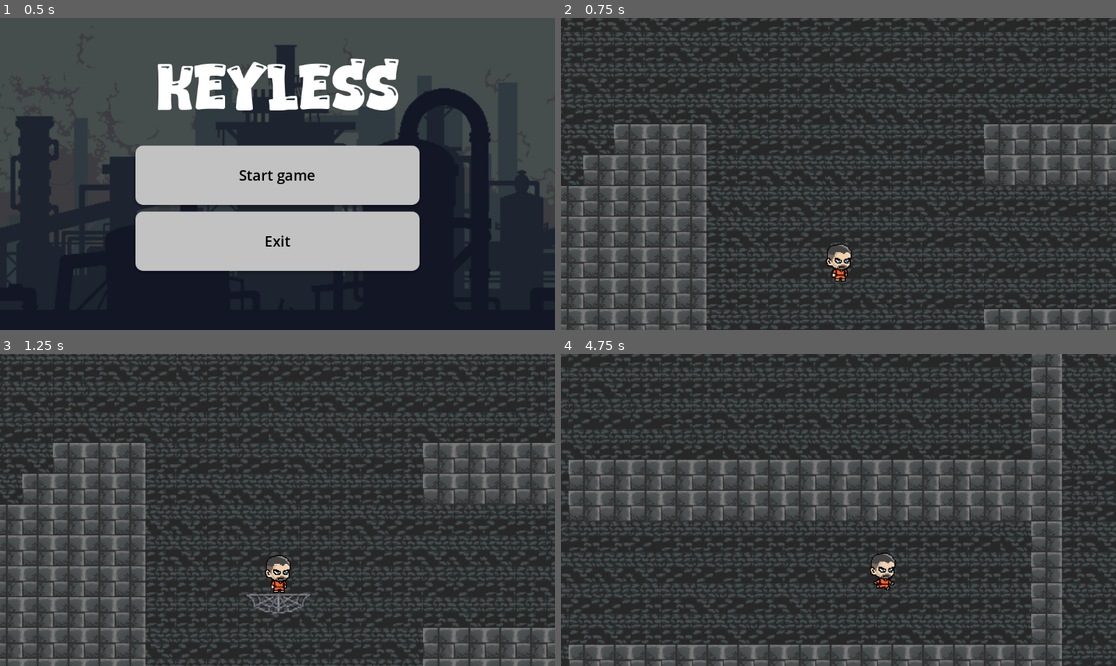
Above: before the commit, frames 1-4 (two rows, left to right).
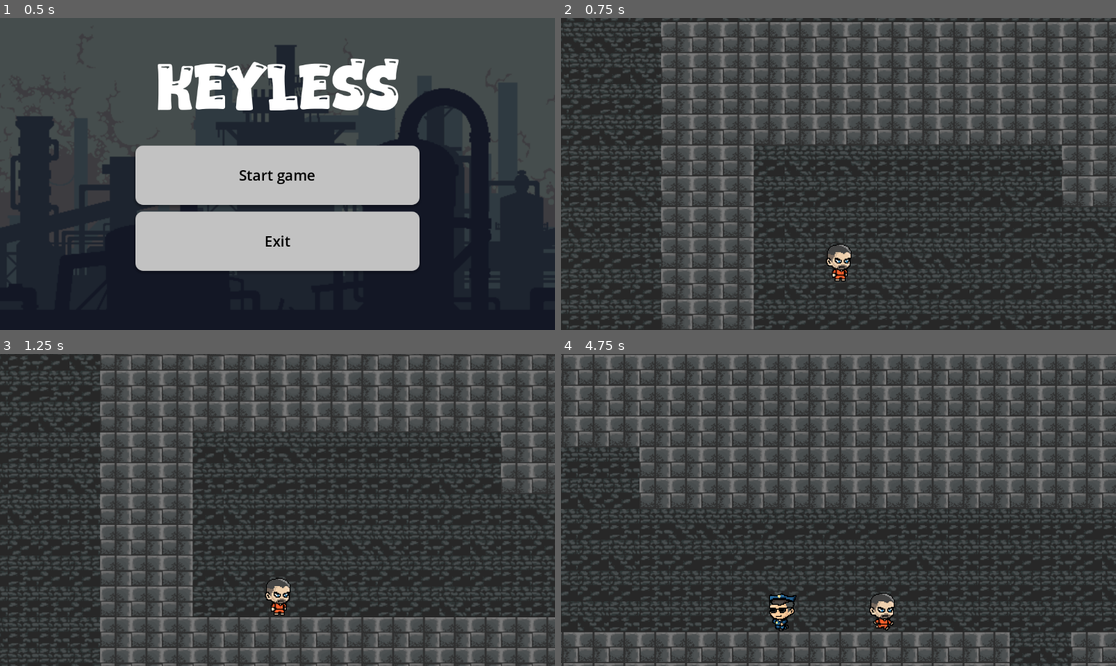
Above: after the commit, the same moments.

Repository: GSalise/Keyless
Game: Godot game, scene res://objects/ui/main-menu/main_menu.tscn
Two runs of this game, one before a commit and one after it. Both use one fixed random seed, a clock stepped at 60 frames per second and the inputs below.
Inputs (mouse positions are in pixels of both pictures, inside the frame that each line leads up to):
- Up to frame 1 (0.5 s): no input
- Up to frame 2 (0.75 s): click "Start game" at 0.5 s
- Up to frame 3 (1.25 s): no input
- Up to frame 4 (4.75 s): move the mouse to (960, 494) at 1.27 s; hold D (move_right) 1.28-2.78 s; tap Space (jump) at 1.52, 2.27, 3.77, 4.52 s; move the mouse to (727, 525) at 2.02 s; move the mouse to (894, 441) at 2.77 s; hold A (move_left) 2.78-3.53 s; move the mouse to (810, 572) at 3.52 s; hold D (move_right) from 3.53 s (still down); move the mouse to (1005, 556) at 4.27 s

Frame 1 is identical in both runs. In frame 2, 40% of the frame differs, in the area x 0-100%, y 0-100%; in frame 3, 40%; in frame 4, 46%.

Commit message:
feat: added initial enemy

Diff:
--- a/objects/guard.tscn
+++ b/objects/guard.tscn
@@ -1,7 +1,57 @@
 [gd_scene format=3 uid="uid://cevafa4g1egly"]
 
+[ext_resource type="Script" uid="uid://clj5siiyfs831" path="res://scripts/guard.gd" id="1_3cjrp"]
+[ext_resource type="Texture2D" uid="uid://be4coaqgfnb6j" path="res://assets/entities/asset 1/cop1/cop2idle.png" id="1_ylqd4"]
+[ext_resource type="Texture2D" uid="uid://cidth4d8142hh" path="res://assets/entities/asset 1/cop1/cop2run1.png" id="2_rylmi"]
+[ext_resource type="Texture2D" uid="uid://dv6ek84r32yi" path="res://assets/entities/asset 1/cop1/cop2run2.png" id="3_1h8ou"]
+[ext_resource type="Script" uid="uid://ctqsdugl8nti1" path="res://scripts/state_machine.gd" id="5_oojvo"]
+[ext_resource type="Script" uid="uid://3ekk277dscf1" path="res://scripts/guard_idle.gd" id="6_eysg4"]
+
+[sub_resource type="SpriteFrames" id="SpriteFrames_3cjrp"]
+animations = [{
+"frames": [{
+"duration": 1.0,
+"texture": ExtResource("1_ylqd4")
+}],
+"loop": true,
+"name": &"idle",
+"speed": 5.0
+}, {
+"frames": [{
+"duration": 1.0,
+"texture": ExtResource("2_rylmi")
+}, {
+"duration": 1.0,
+"texture": ExtResource("3_1h8ou")
+}],
+"loop": true,
+"name": &"move",
+"speed": 6.0
+}]
+
+[sub_resource type="CapsuleShape2D" id="CapsuleShape2D_ylqd4"]
+radius = 207.0
+height = 722.0
+
 [node name="CharacterBody2D" type="CharacterBody2D" unique_id=474725346]
+script = ExtResource("1_3cjrp")
+
+[node name="AnimatedSprite2D" type="AnimatedSprite2D" parent="." unique_id=1800571662]
+position = Vector2(-12, -405)
+sprite_frames = SubResource("SpriteFrames_3cjrp")
+animation = &"move"
 
 [node name="CollisionShape2D" type="CollisionShape2D" parent="." unique_id=815031163]
+position = Vector2(16, -363)
+shape = SubResource("CapsuleShape2D_ylqd4")
 
-[node name="AnimatedSprite2D" type="AnimatedSprite2D" parent="." unique_id=1800571662]
+[node name="AnimationPlayer" type="AnimationPlayer" parent="." unique_id=530445019]
+
+[node name="StateMachine" type="Node" parent="." unique_id=2080558199 node_paths=PackedStringArray("initial_state")]
+script = ExtResource("5_oojvo")
+initial_state = NodePath("GuardIdle")
+
+[node name="GuardIdle" type="Node" parent="StateMachine" unique_id=973260736 node_paths=PackedStringArray("enemy")]
+script = ExtResource("6_eysg4")
+enemy = NodePath("../..")
+metadata/_custom_type_script = "uid://3ekk277dscf1"
--- a/scenes/prison_lvl_1.tscn
+++ b/scenes/prison_lvl_1.tscn
@@ -6,6 +6,9 @@
 [ext_resource type="Texture2D" uid="uid://bdsgp780o6bcw" path="res://assets/tiles/Dungeon Tile Set.png" id="4_74jca"]
 [ext_resource type="PackedScene" uid="uid://cfurdengunsyc" path="res://objects/player.tscn" id="4_f7i2g"]
 [ext_resource type="Script" uid="uid://g2f8o1clogx8" path="res://scripts/prison-lvl1-platform.gd" id="6_x3yms"]
+[ext_resource type="Texture2D" uid="uid://0w8yn2cihk7c" path="res://assets/sprites/prison/key.png" id="7_08ybi"]
+[ext_resource type="Script" uid="uid://b0crp5bgh4uy3" path="res://scripts/key_path.gd" id="7_ib7rw"]
+[ext_resource type="PackedScene" uid="uid://cevafa4g1egly" path="res://objects/guard.tscn" id="9_n2f6k"]
 
 [sub_resource type="TileSetAtlasSource" id="TileSetAtlasSource_x3yms"]
 texture = ExtResource("1_knvex")
@@ -49,6 +52,12 @@
 7:3/0 = 0
 9:3/size_in_atlas = Vector2i(2, 2)
 9:3/0 = 0
+4:7/size_in_atlas = Vector2i(4, 4)
+4:7/0 = 0
+0:7/size_in_atlas = Vector2i(4, 4)
+0:7/0 = 0
+8:7/size_in_atlas = Vector2i(3, 4)
+8:7/0 = 0
 
 [sub_resource type="TileSetAtlasSource" id="TileSetAtlasSource_ib7rw"]
 texture = ExtResource("3_74jca")
@@ -200,6 +209,15 @@
 }
 point_count = 3
 
+[sub_resource type="Curve2D" id="Curve2D_ib7rw"]
+_data = {
+"points": PackedVector2Array(0, 0, 0, 0, 51, 19, 0, 0, 0, 0, 51, -32, 0, 0, 0, 0, 51, 19)
+}
+point_count = 3
+
+[sub_resource type="RectangleShape2D" id="RectangleShape2D_n2f6k"]
+size = Vector2(22.819397, 9.449188)
+
 [node name="PrisonLvl1" type="Node2D" unique_id=60835451]
 
 [node name="BackgroundTiles" type="Node2D" parent="." unique_id=1552149032]
@@ -222,7 +240,7 @@
 tile_set = SubResource("TileSet_tr5xq")
 
 [node name="CharacterBody2D" parent="." unique_id=375027641 instance=ExtResource("4_f7i2g")]
-position = Vector2(1383.9999, 649)
+position = Vector2(-360.99982, 531)
 
 [node name="WorldBorder" type="Area2D" parent="." unique_id=1707261871]
 position = Vector2(477, 719)
@@ -233,6 +251,7 @@
 
 [node name="MovingPlatform1" type="Node2D" parent="." unique_id=1788898356]
 position = Vector2(1388, 770)
+metadata/_edit_lock_ = true
 
 [node name="StaticBody2D" type="AnimatableBody2D" parent="MovingPlatform1" unique_id=664253618]
 position = Vector2(-1.3566895, -14.470642)
@@ -266,4 +285,36 @@
 rotation = 1.5707964
 remote_path = NodePath("../../../StaticBody2D")
 
+[node name="KEY" type="Node2D" parent="." unique_id=1905336585]
+position = Vector2(1900, 453)
+metadata/_edit_lock_ = true
+
+[node name="Path2D" type="Path2D" parent="KEY" unique_id=171393614]
+curve = SubResource("Curve2D_ib7rw")
+
+[node name="PathFollow2D" type="PathFollow2D" parent="KEY/Path2D" unique_id=1771426330]
+position = Vector2(51, 17.07664)
+rotation = -1.551191
+progress = 100.050606
+rotates = false
+script = ExtResource("7_ib7rw")
+
+[node name="StaticBody2D" type="StaticBody2D" parent="KEY/Path2D/PathFollow2D" unique_id=1446543856]
+rotation = 1.5707964
+
+[node name="CollisionShape2D" type="CollisionShape2D" parent="KEY/Path2D/PathFollow2D/StaticBody2D" unique_id=464026668]
+position = Vector2(-0.5098877, -0.4900818)
+shape = SubResource("RectangleShape2D_n2f6k")
+
+[node name="Key" type="Sprite2D" parent="KEY/Path2D/PathFollow2D/StaticBody2D" unique_id=332618789]
+position = Vector2(1.9073486e-06, -1.847744e-06)
+scale = Vector2(0.05, 0.05)
+texture = ExtResource("7_08ybi")
+
+[node name="Guards" type="Node2D" parent="." unique_id=2110863053]
+
+[node name="CharacterBody2D2" parent="Guards" unique_id=474725346 instance=ExtResource("9_n2f6k")]
+position = Vector2(-54.999985, 583)
+scale = Vector2(0.05, 0.05)
+
 [connection signal="body_entered" from="WorldBorder" to="CharacterBody2D" method="_on_area_2d_body_entered"]
--- /dev/null
+++ b/scripts/guard.gd
@@ -0,0 +1,21 @@
+extends CharacterBody2D
+class_name Guard
+
+@onready var animated_sprite = $AnimatedSprite2D
+
+
+func _physics_process(delta: float) -> void:
+    if not is_on_floor():
+        velocity += get_gravity() * delta
+
+    move_and_slide()
+
+    if velocity.length() > 0:
+        animated_sprite.play("move")
+    else:
+        animated_sprite.play("idle")
+
+    if velocity.x > 0:
+        animated_sprite.flip_h = false
+    else:
+        animated_sprite.flip_h = true
--- /dev/null
+++ b/scripts/guard_idle.gd
@@ -0,0 +1,20 @@
+extends State
+class_name GuardIdle
+
+@export var enemy: Guard
+@export var move_speed := 80.0
+@export var patrol_distance := 200.0
+
+var start_x: float
+var direction := 1.0
+
+func Enter():
+    start_x = enemy.global_position.x
+
+func Physics_Update(_delta: float) -> void:
+    enemy.velocity.x = move_speed * direction
+
+    if enemy.global_position.x > start_x + patrol_distance:
+        direction = -1.0
+    elif enemy.global_position.x < start_x - patrol_distance:
+        direction = 1.0
--- /dev/null
+++ b/scripts/key_path.gd
@@ -0,0 +1,12 @@
+extends PathFollow2D
+
+var speed = 0.5
+
+# Called when the node enters the scene tree for the first time.
+func _ready() -> void:
+	pass # Replace with function body.
+
+
+# Called every frame. 'delta' is the elapsed time since the previous frame.
+func _process(delta: float) -> void:
+	progress_ratio += delta * speed
--- a/scripts/pause_menu.gd
+++ b/scripts/pause_menu.gd
@@ -38,5 +38,5 @@
 func _on_quit_pressed() -> void:
 	get_tree().quit()
 
-func _process(delta):
+func _process(_delta):
 	testEsc()
--- /dev/null
+++ b/scripts/state.gd
@@ -0,0 +1,17 @@
+extends Node
+class_name State
+
+signal Transitioned
+
+func Enter():
+	pass
+
+func Exit():
+	pass
+
+func Update(_delta: float) -> void:
+	pass
+
+
+func Physics_Update(_delta: float) -> void:
+	pass
--- /dev/null
+++ b/scripts/state_machine.gd
@@ -0,0 +1,39 @@
+extends Node
+
+@export var initial_state : State
+
+var current_state : State
+var states: Dictionary = {}
+
+func _ready() -> void:
+    for child in get_children():
+        if child is State:
+            states[child.name.to_lower()] = child
+            child.Transitioned.connect(on_child_transition)
+
+        if initial_state:
+            initial_state.Enter()
+            current_state = initial_state
+
+func _process(delta):
+    if current_state:
+        current_state.Update(delta)
+
+func _physics_process(delta: float) -> void:
+    if current_state:
+        current_state.Physics_Update(delta)
+
+func on_child_transition(state, new_state_name):
+    if state != current_state:
+        return
+
+    var new_state = states.get(new_state_name.lower())
+    if(!new_state):
+        return
+
+    if current_state:
+        current_state.Exit()
+
+    new_state.Enter()
+
+    current_state = new_state
Binary file added: assets/sprites/punch-bgless.png
Not shown, added: assets/sprites/punch-bgless.png.import
Not shown, added: scripts/guard.gd.uid
Not shown, added: scripts/guard_idle.gd.uid
Not shown, added: scripts/key_path.gd.uid
Not shown, added: scripts/state.gd.uid
Not shown, added: scripts/state_machine.gd.uid
